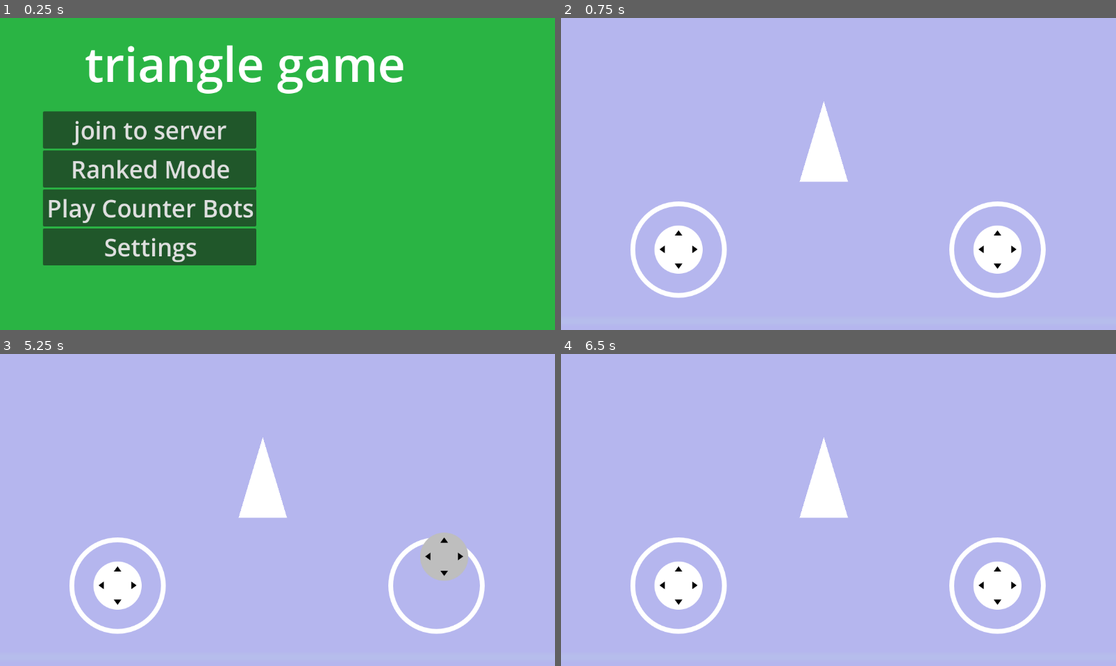
Above: before the commit, frames 1-4 (two rows, left to right).
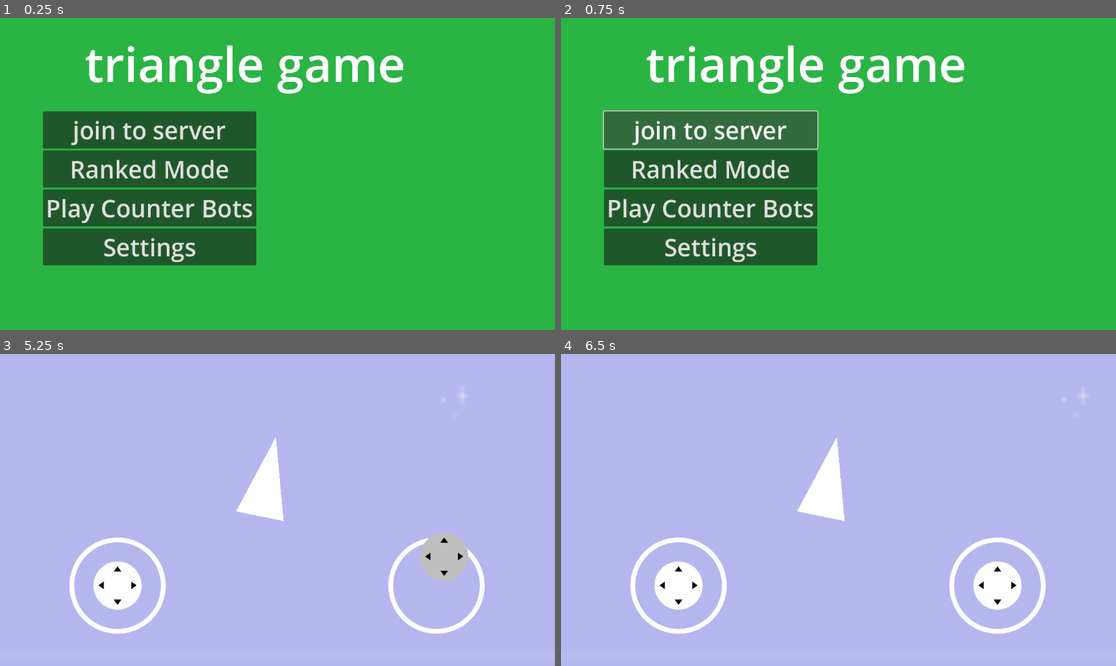
Above: after the commit, the same moments.

Repository: SoufyanRachdi/multiplayer_triangle_game
Game: Godot game, scene res://Interfaces/mainmenu.tscn
The game is run twice, just before and just after one commit, with the same random seed, the same clock (stepped at 60 frames per second) and the same inputs.
Inputs (mouse positions are in pixels of both pictures, inside the frame that each line leads up to):
- Up to frame 1 (0.25 s): no input
- Up to frame 2 (0.75 s): click "join to server" at 0.5 s
- Up to frame 3 (5.25 s): click (149, 503) at 1.25 s, where only the run after the commit has a clickable "Ranked Mode"; tap Enter at 2, 3.5, 5 s; move the mouse to (399, 494) at 2.02 s; hold D (right) 2.03-2.75 s; click (399, 494) at 2.17 s; tap Space at 2.75, 4.25 s; drag from (166, 525) to (260, 447) at 2.77 s; move the mouse to (333, 441) at 3.52 s; hold D (right) 3.53-4.25 s; click (333, 441) at 3.67 s; drag from (249, 572) to (111, 463) at 4.27 s; move the mouse to (444, 556) at 5.02 s; hold A (left) from 5.03 s (still down); click (444, 556) at 5.17 s
- Up to frame 4 (6.5 s): release A (left) at 5.75 s; tap Space at 5.75 s; drag from (672, 463) to (821, 447) at 5.77 s

The runs differ from the first frame. In frame 1, 1.9% of the frame differs, in the area x 8-46%, y 32-79%; in frame 2, 100%, in the area x 0-100%, y 0-100%; in frame 3, 0.5%; in frame 4, 0.5%.
Error before the commit: Parse Error: Expected indented block after function declaration. (res://scripts/player.gd:9)

Commit message:
good one

Diff:
--- /dev/null
+++ b/Interfaces/mainmenu.gd
@@ -0,0 +1,18 @@
+extends CanvasLayer
+
+@onready var panel: Panel = $Panel
+
+@onready var begin_button: Button = $Panel/VBoxContainer/BeginButton
+
+func _ready():
+	panel.process_mode = Node.PROCESS_MODE_ALWAYS  # Updated to correct enumget_tree().paused = true
+	Input.set_mouse_mode(Input.MOUSE_MODE_VISIBLE)
+
+
+	begin_button.pressed.connect(_on_begin_pressed)
+
+func _on_begin_pressed():
+	print("Begin pressed")
+	print("hello")
+	get_tree().paused = false
+	get_tree().change_scene_to_file("res://scenes/main.tscn")
--- a/Interfaces/mainmenu.tscn
+++ b/Interfaces/mainmenu.tscn
@@ -1,6 +1,6 @@
-[gd_scene load_steps=6 format=3 uid="uid://byas5n237xrc3"]
+[gd_scene load_steps=5 format=3 uid="uid://byas5n237xrc3"]
 
-[ext_resource type="Script" uid="uid://c6rrbrb4ylvk8" path="res://scripts/mainmenu.gd" id="1_iyh05"]
+[ext_resource type="Script" uid="uid://bgk40y1g4raby" path="res://Interfaces/mainmenu.gd" id="1_iyh05"]
 
 [sub_resource type="StyleBoxFlat" id="StyleBoxFlat_jdfqn"]
 bg_color = Color(0.164706, 0.705882, 0.266667, 1)
@@ -9,8 +9,6 @@
 font_size = 100
 
 [sub_resource type="Theme" id="Theme_vv643"]
-
-[sub_resource type="ViewportTexture" id="ViewportTexture_x5ata"]
 
 [node name="mainmenu" type="CanvasLayer"]
 script = ExtResource("1_iyh05")
@@ -46,24 +44,20 @@
 theme = SubResource("Theme_vv643")
 theme_override_font_sizes/font_size = 50
 text = "join to server"
-icon = SubResource("ViewportTexture_x5ata")
 
 [node name="BeginButton" type="Button" parent="Panel/VBoxContainer"]
 layout_mode = 2
 theme_override_font_sizes/font_size = 50
 text = "Ranked Mode
 "
-icon = SubResource("ViewportTexture_x5ata")
 
 [node name="Button2" type="Button" parent="Panel/VBoxContainer"]
 layout_mode = 2
 theme_override_font_sizes/font_size = 50
 text = "Play Counter Bots
 "
-icon = SubResource("ViewportTexture_x5ata")
 
 [node name="Button3" type="Button" parent="Panel/VBoxContainer"]
 layout_mode = 2
 theme_override_font_sizes/font_size = 50
 text = "Settings"
-icon = SubResource("ViewportTexture_x5ata")
--- a/mainmenu.gd
+++ /dev/null
@@ -1,19 +0,0 @@
-extends CanvasLayer
-
-@onready var begin_button := $Panel/BeginButton
-@onready var main_panel := $Panel
-
-func _ready():
-	main_panel.process_mode = Node.PROCESS_MODE_ALWAYS  # Updated to correct enumget_tree().paused = true
-	Input.set_mouse_mode(Input.MOUSE_MODE_VISIBLE)
-
-	if begin_button:
-		begin_button.pressed.connect(_on_begin_pressed)
-	else:
-		print("⚠️ Begin button not found.")
-
-func _on_begin_pressed():
-	print("Begin pressed")
-	get_tree().paused = false
-	Input.set_mouse_mode(Input.MOUSE_MODE_CAPTURED)
-	get_tree().change_scene_to_file("res://scenes/main.tscn")
--- a/scenes/player.tscn
+++ b/scenes/player.tscn
@@ -1,12 +1,9 @@
-[gd_scene load_steps=4 format=3 uid="uid://cj5imwudgg28e"]
+[gd_scene load_steps=3 format=3 uid="uid://cj5imwudgg28e"]
 
 [ext_resource type="Script" uid="uid://kskaaowp4ftc" path="res://scripts/player.gd" id="1_g2els"]
 
 [sub_resource type="RectangleShape2D" id="RectangleShape2D_3vyb7"]
 size = Vector2(7, 8)
-
-[sub_resource type="ConvexPolygonShape2D" id="ConvexPolygonShape2D_3vyb7"]
-points = PackedVector2Array(9.53675e-07, -4, -2, 3, 2, 3)
 
 [node name="player" type="CharacterBody2D"]
 script = ExtResource("1_g2els")
@@ -28,9 +25,6 @@
 
 [node name="attackzone" type="Area2D" parent="."]
 position = Vector2(-9.53674e-07, -16)
-scale = Vector2(1, 1)
 
-[node name="attackzonecollision" type="CollisionShape2D" parent="attackzone"]
-shape = SubResource("ConvexPolygonShape2D_3vyb7")
-disabled = true
-one_way_collision = true
+[node name="CollisionPolygon2D" type="CollisionPolygon2D" parent="attackzone"]
+polygon = PackedVector2Array(-2, 3, 2, 3, 9.53674e-07, -4)
--- a/scripts/mainmenu.gd
+++ /dev/null
@@ -1,20 +0,0 @@
-extends CanvasLayer
-
-@onready var begin_button := $Panel/BeginButton
-@onready var main_panel := $Panel
-@onready var joinserver: Button = $Panel/VBoxContainer/Joinserver
-
-
-func _ready():
-	main_panel.process_mode = Node.PROCESS_MODE_ALWAYS  # Updated to correct enumget_tree().paused = true
-	Input.set_mouse_mode(Input.MOUSE_MODE_VISIBLE)
-
-	if joinserver:
-		joinserver.pressed.connect(_on_begin_pressed)
-	else:
-		print("⚠️ Begin button not found.")
-
-func _on_begin_pressed():
-	print("Begin pressed")
-	get_tree().paused = false
-	get_tree().change_scene_to_file("res://scenes/main.tscn")
--- a/scripts/player.gd
+++ b/scripts/player.gd
@@ -1,13 +1,11 @@
 extends CharacterBody2D
 
-const SPEED = 300.0
-const ROTATION_SPEED = 3.0
-
-@onready var polygon_2d: Polygon2D = $Polygon2D
-@onready var collision_polygon: CollisionPolygon2D = $CollisionPolygon2D
-
+@onready var SPEED = 300.0
+@onready var ROTATION_SPEED = 3.0
+@onready var max_health =100
+@onready var health =100
 func _ready() -> void:
-
+	health=max_health
 
 func _physics_process(delta: float) -> void:
 	# Movement (ZQSD)
Renamed: mainmenu.gd.uid -> Interfaces/mainmenu.gd.uid
Not shown, added: export_presets.cfg
Not shown, removed: scripts/mainmenu.gd.uid
Not shown, added: .gitignore
